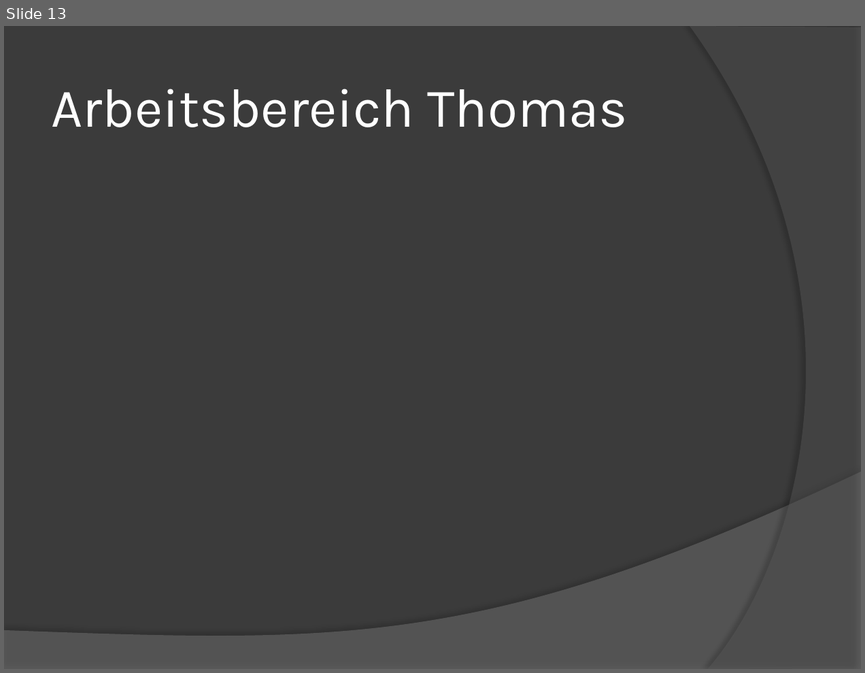
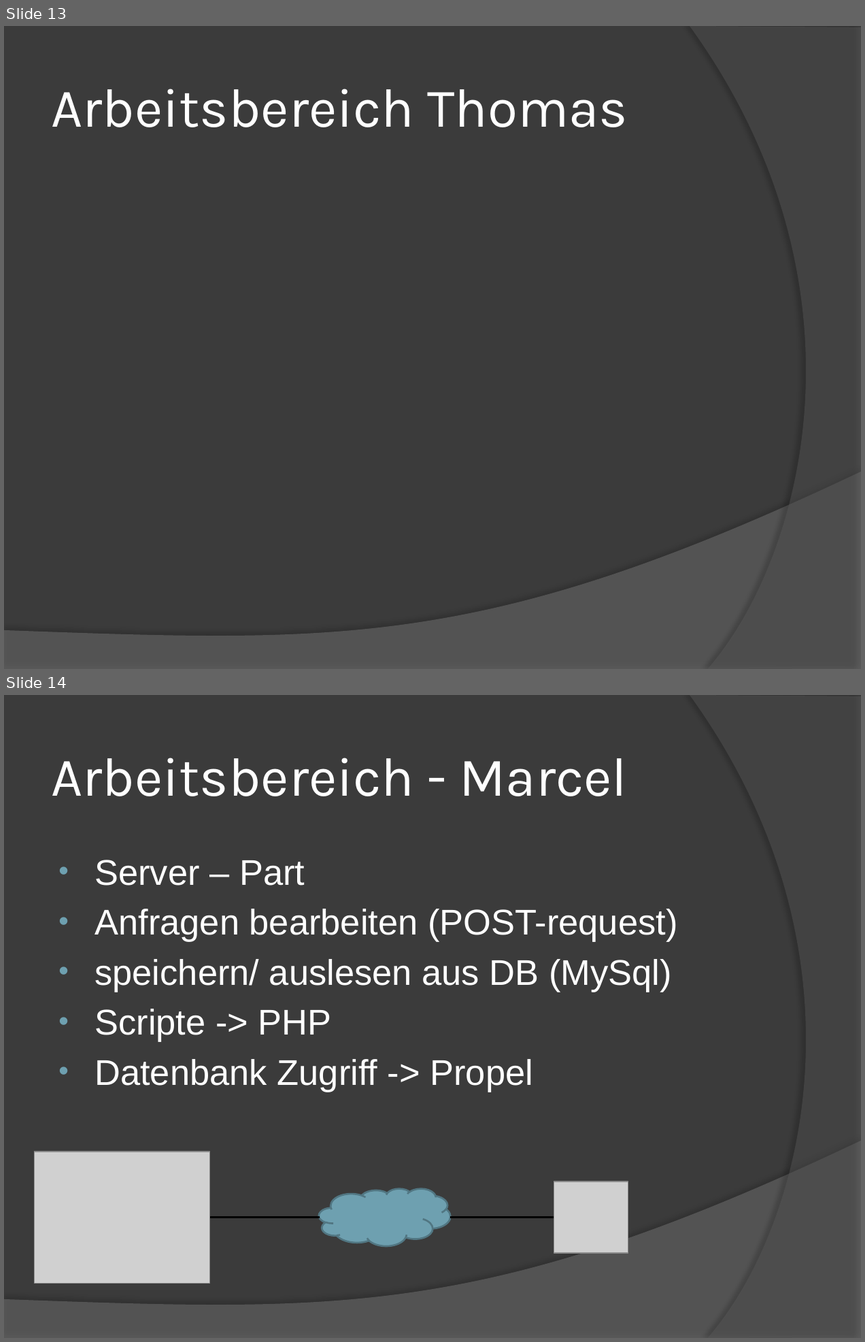
Before and after one commit to mbohlaender/pam, a slide deck: documentation/presentation.pptx. Shown one above the other, each under a label of ours: slide 13 before the commit, slides 13 and 14 after it. The pictures are 865x673 and 865x1342 pixels, drawn with LibreOffice and Linux fonts; fonts in the diff are those of the drawing; grey boxes stand for pictures. Boxes give left, top, right and bottom in pixels: in the first picture for what was removed or moved away, otherwise in the second. Text is boxed around its words. In the diff, an @@ line names an element or a change of style, - is before the commit and + after.

Commit message:
Add my personal part of the presentation.

```diff
--- a/documentation/presentation.pptx
+++ b/documentation/presentation.pptx
@@ slide 14 added at <box>4,695,861,1338</box>, background #3B3B3B; not listed: 2 template elements that a slide beside it also shows @@
@@ title added at <box>51,758,628,796</box>, 46 pt, text #FFFFFF @@
+Arbeitsbereich - Marcel
@@ text added at <box>94,860,677,1092</box>, 30 pt, text #FFFFFF @@
+• Server – Part
+• Anfragen bearbeiten (POST-request)
+• speichern/ auslesen aus DB (MySql)
+• Scripte -> PHP
+• Datenbank Zugriff -> Propel
@@ picture added at <box>34,1151,209,1282</box> @@
@@ picture added at <box>554,1182,628,1253</box> @@
@@ cloud added at <box>320,1189,450,1246</box>, fill #6EA0B0, outline #517682 1.5 pt @@
@@ line added from (320, 1217) to (209, 1217), #000000 1.5 pt @@
@@ line added from (450, 1217) to (554, 1217), #000000 1.5 pt @@
```
Also in this commit, not shown: 14 other slides changed, 2 other slides added, 1 slide removed.
